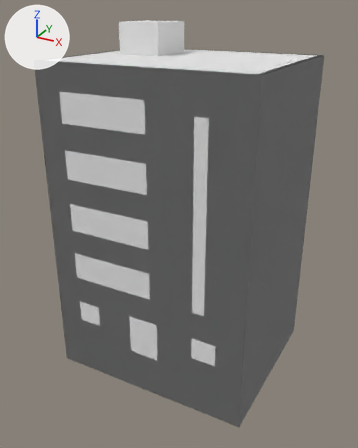
The glTF model assets/models/buildings/res_mid/bld_res_mid_c.glb: old version first, new version second.
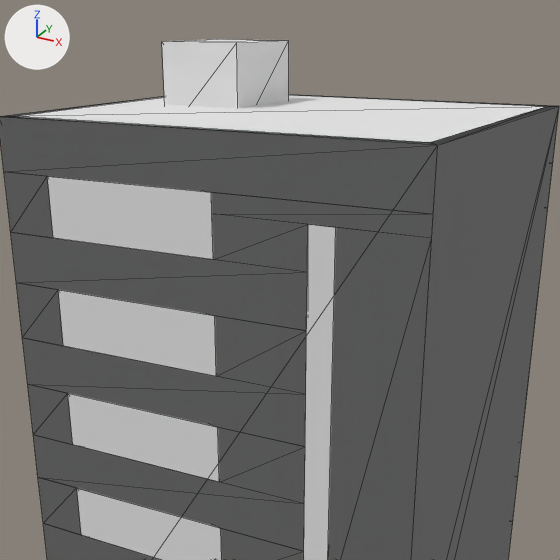
Old and new are each drawn whole from a 50 mm camera at (12.9, -24.3, 18.4) aimed at (-0.1, -0.6, 6.5) and again close up on the part from 10% to 91% of the width and 0% to 65% of the height. Arrows for +X, +Y and +Z are at upper left; the lights stay in place. The last two pictures show the newer version. The close-ups show mesh edges as thin lines. Objects named as collision shapes, trigger or cutter boxes, shadow casters or lower levels of detail are left out. Vertices at exactly the same position are counted once.

The first close-up shows 'bld_res_mid_c_LOD0', 'bld_res_mid_c_PROXY'.
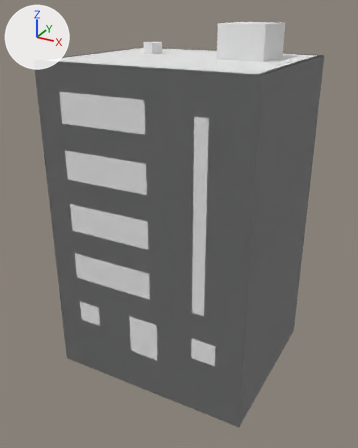
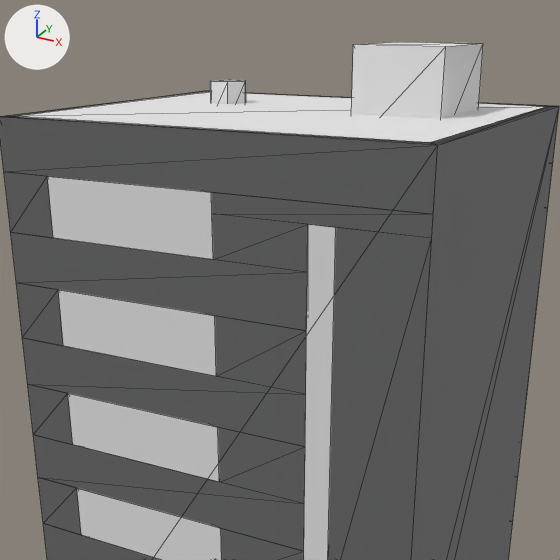
Where the change shows, as pixel boxes [x1, y1, x2, y2] in the close-ups (560 x 560 px; the box of a moved part takes in the faces that stretch with it):
```json
{"object": "bld_res_mid_c_LOD0", "change": "reshaped", "before": [0, 39, 559, 560], "after": [0, 42, 559, 560]}
{"part": 1, "of": "me_bld_res_mid_c_lod0", "change": "moved or reshaped", "before": [162, 39, 289, 108], "after": [351, 42, 483, 119]}
{"part": 2, "of": "me_bld_res_mid_c_lod0", "change": "added", "after": [210, 80, 245, 104]}
```

The change, as JSON lines over the scene's bpy script:
```json
{"block": "me_bld_res_mid_c_lod0", "where": "# used by ob_bld_res_mid_c_lod0; location = (0.0, 0.0, 0.0)"}
{"op": "remove", "block": "me_bld_res_mid_c_lod0", "code": "me_bld_res_mid_c_lod0.from_pydata(...)  # 196 vertices, 256 faces; spans x -6.0..6.0, y -5.0..5.0, z -2.5..17.6"}
{"op": "add", "block": "me_bld_res_mid_c_lod0", "code": "me_bld_res_mid_c_lod0.from_pydata(...)  # 216 vertices, 280 faces; spans x -6.0..6.0, y -5.0..5.0, z -2.5..17.6"}
{"block": "me_bld_res_mid_c_lod0", "change": "me_bld_res_mid_c_lod0 part 1: the loose piece of 8 vertices spanning x -4.2..-1.8, y 0.0..3.0, z 15.0..17.6 is moved by (6.0, 0.0, 0.0)"}
{"block": "me_bld_res_mid_c_lod0", "change": "me_bld_res_mid_c_lod0 part 2"}
{"block": "me_bld_res_mid_c_lod0", "change": "14 vertices are added at x -3.6..-2.4, y 1.0..2.0, z 15.0..15.4"}
{"block": "me_bld_res_mid_c_lod0", "change": "6 new vertices lie (0.0, 0.0, 1.1) away from vertices in x -3.6..-2.4, y 1.0..2.0, z 15.4"}
{"block": "me_bld_res_mid_c_lod0", "change": "24 new faces join them"}
```
